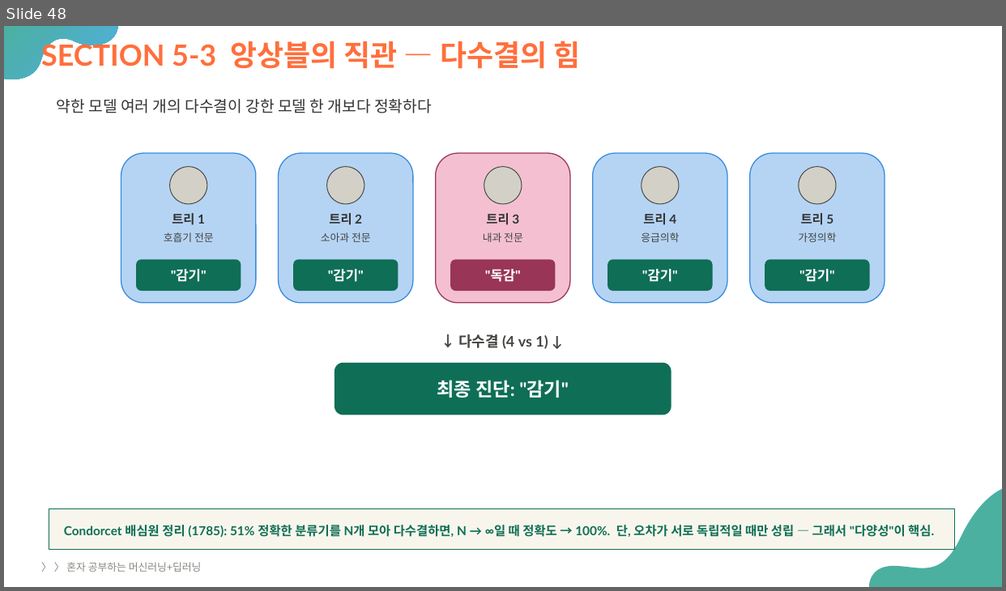
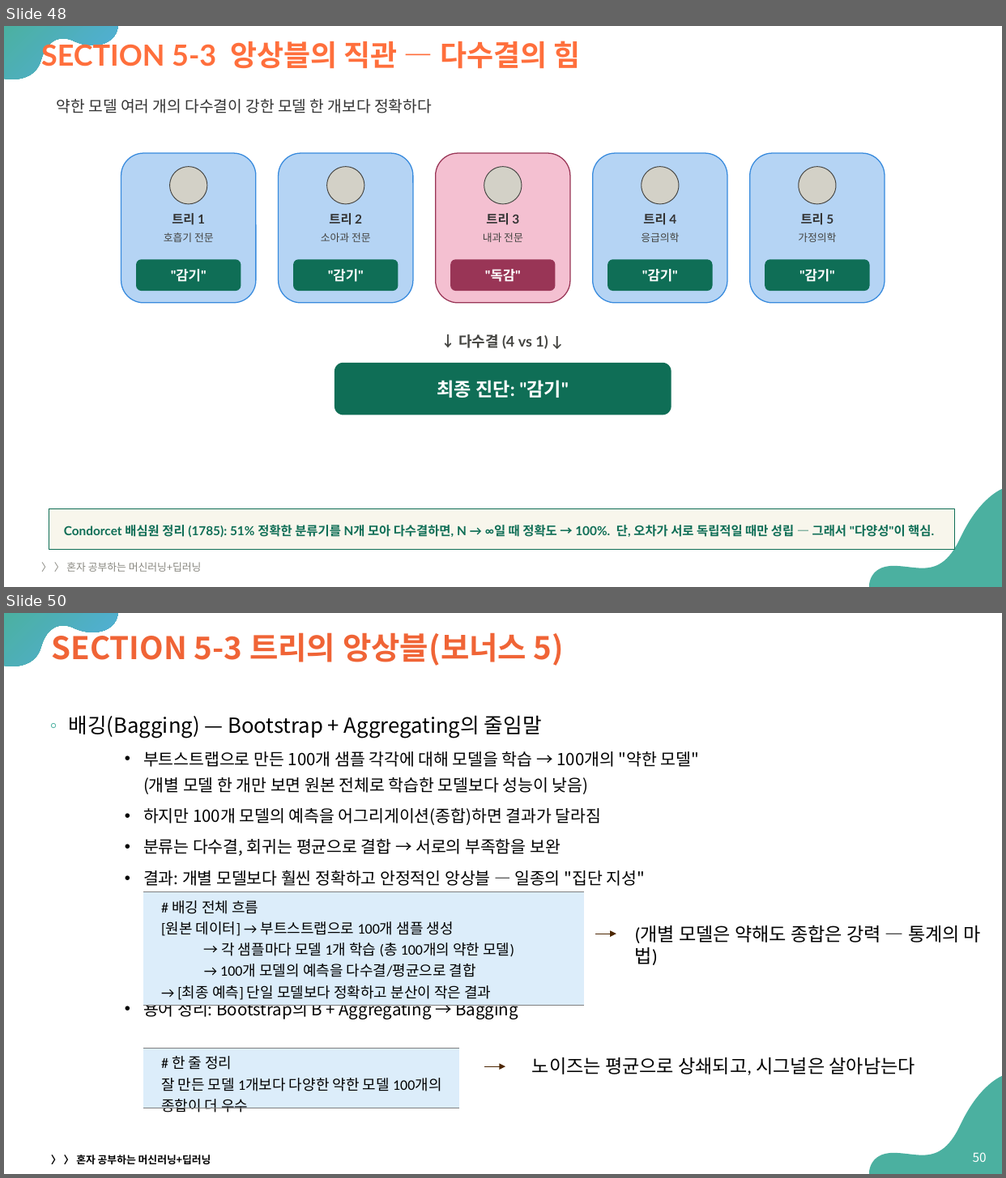
Before and after one commit to Sangdon-Park/Sangdon-Park.github.io, a slide deck: data/인공지능/05_트리_알고리즘.pptx. Shown one above the other, each under a label of ours: slide 48 before the commit, slides 48 and 50 after it; the slides between them are not shown. The pictures are 1006x591 and 1006x1178 pixels, drawn with LibreOffice and Linux fonts; fonts in the diff are those of the drawing. Boxes give left, top, right and bottom in pixels: in the first picture for what was removed or moved away, otherwise in the second. Text is boxed around its words. In the diff, an @@ line names an element or a change of style, - is before the commit and + after.

```diff
--- a/data/인공지능/05_트리_알고리즘.pptx
+++ b/data/인공지능/05_트리_알고리즘.pptx
@@ slide 50 added at <box>4,613,1002,1174</box>, background #FFFFFF; not listed: 2 template elements that a slide beside it also shows @@
@@ title added at <box>51,628,564,666</box>, 30 pt, text #F06436, bold @@
+SECTION 5-3 트리의 앙상블(보너스 5)
@@ text added at <box>69,715,699,1020</box>, 16 pt, text #000000 @@
+◦ 배깅(Bagging) — Bootstrap + Aggregating의 줄임말
+    • 부트스트랩으로 만든 100개 샘플 각각에 대해 모델을 학습 → 100개의 "약한 모델"
+      (개별 모델 한 개만 보면 원본 전체로 학습한 모델보다 성능이 낮음)
+    • 하지만 100개 모델의 예측을 어그리게이션(종합)하면 결과가 달라짐
+    • 분류는 다수결, 회귀는 평균으로 결합 → 서로의 부족함을 보완
+    • 결과: 개별 모델보다 훨씬 정확하고 안정적인 앙상블 — 일종의 "집단 지성"
+    • 용어 정리: Bootstrap의 B + Aggregating → Bagging
@@ table added at <box>143,892,584,1138</box>, 1 rows, 1 columns @@
+# 배깅 전체 흐름 / [원본 데이터] → 부트스트랩으로 100개 샘플 생성 / → 각 샘플마다 모델 1개 학습 (총 100개의 약한 모델) / → 100개 모델의 예측을 다수결/평균으로 결합 / → [최종 예측] 단일 모델보다 정확하고 분산이 작은 결과
@@ text added at <box>635,925,981,943</box>, 18 pt, text #000000 @@
+(개별 모델은 약해도 종합은 강력 — 통계의 마법)
@@ arrow added from (595, 934) to (616, 934), #4D2702 0.75 pt @@
@@ table added at <box>143,1049,459,1174</box>, 1 rows, 1 columns @@
+# 한 줄 정리 / 잘 만든 모델 1개보다 다양한 약한 모델 100개의 종합이 더 우수
@@ arrow added from (484, 1067) to (505, 1067), #4D2702 0.75 pt @@
@@ text added at <box>532,1058,915,1076</box>, 18 pt, text #000000 @@
+노이즈는 평균으로 상쇄되고, 시그널은 살아남는다
@@ text added at <box>51,1155,211,1165</box>, 10 pt, text #000000, bold @@
+〉 〉 혼자 공부하는 머신러닝+딥러닝
@@ page number added at <box>973,1152,987,1162</box>, 12 pt, text #FFFFFF @@
+50
```
Also in this commit, not shown: 11 other slides added, 1 other file.
